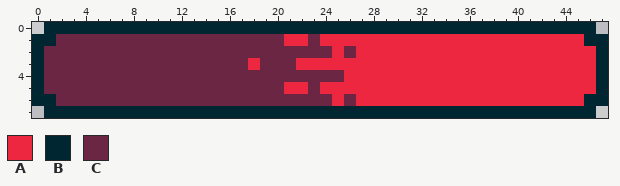
File history of a pixel-art file, Assets/Art/UI/Health Bar.aseprite. The picture above was drawn from the file before the commit.
48x8 pixels, 1 frame.
Palette (. is transparent): A #ec273f  B #002631  C #6b2643
Pixels before, first column x 0:
0 .BBBBBBBBBBBBBBBBBBBBBBBBBBBBBBBBBBBBBBBBBBBBBB.
1 BBCCCCCCCCCCCCCCCCCCCAACAAAAAAAAAAAAAAAAAAAAAABB
2 BCCCCCCCCCCCCCCCCCCCCCCCCACAAAAAAAAAAAAAAAAAAAAB
3 BCCCCCCCCCCCCCCCCCACCCAAAAAAAAAAAAAAAAAAAAAAAAAB
4 BCCCCCCCCCCCCCCCCCCCCCCCCCAAAAAAAAAAAAAAAAAAAAAB
5 BCCCCCCCCCCCCCCCCCCCCAACAAAAAAAAAAAAAAAAAAAAAAAB
6 BBCCCCCCCCCCCCCCCCCCCCCCCACAAAAAAAAAAAAAAAAAAABB
7 .BBBBBBBBBBBBBBBBBBBBBBBBBBBBBBBBBBBBBBBBBBBBBB.
After the commit:
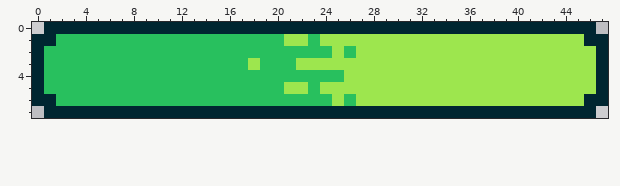
What changed:
colour A: #ec273f -> #9de64e
colour C: #6b2643 -> #28c05e
Pixel boxes of the changes (left, top, right, bottom) in both pictures:
changed: (44, 34, 596, 106)
